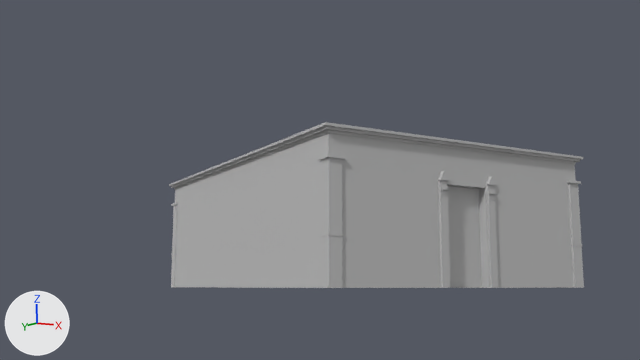
Two versions of the Blender file Utils/Modelos/TuristaFDP.blend, one commit apart.
One viewpoint serves both versions: the file's camera 'Camera'. Every picture has the same lights, and +X, +Y and +Z are marked at lower left.

Names of what the first picture shows: 'low'.
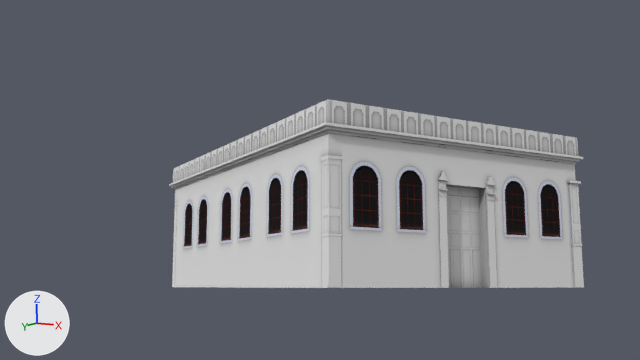
What differs and where, as boxes (x1, y1, x2, y2) in the pictures (640 x 360 px; the box of a moved part takes in the faces that stretch with it):
'low', reshaped (14% taller)
    before: (169, 122, 584, 288)
    after: (169, 99, 584, 288)
part 1 of me_plane_014, moved or reshaped
    before: (438, 171, 449, 181)
    after: (438, 171, 448, 181)
part 2 of me_plane_014, deleted
    before: (318, 154, 345, 288)
part 3 of me_plane_014, deleted
    before: (171, 203, 178, 287)
part 4 of me_plane_014, built on
    before: (438, 176, 499, 288)
    after: (173, 99, 578, 288)
part 5 of me_plane_014, surface changed
    both: (169, 122, 583, 288)
part 6 of me_plane_014, recoloured
    both: (180, 140, 584, 288)

What changed in the scene script:
```text
Add img_diffuse:
    img_diffuse = load_image('Diffuse', '_unpacked/Diffuse', 1024, 1024, 'sRGB')
Add img_ao:
    img_ao = load_image('AO', '_unpacked/AO', 1024, 1024, 'sRGB')
Add mat_material_001:
    mat_material_001 = bpy.data.materials.new('Material.001')
    # colours: dark grey #494949
    # uses the picture img_ao
    # uses the picture img_diffuse
Change me_plane_014:
    used by ob_low; location = (-20.79, -8.9, 3.06)
    remove me_plane_014.from_pydata(...)  # 501 vertices, 431 faces; spans x -8.0..8.0, y -1.6..19.4, z -3.1..3.9
    add me_plane_014.from_pydata(...)  # 465 vertices, 404 faces; spans x -8.0..8.0, y -1.6..19.4, z -3.1..4.9
    me_plane_014 part 1: the loose piece of 8 vertices spanning x -1.8..-1.2, y -1.5..-1.1, z 1.9..2.3 is scaled about its middle by (1, 0.342, 1), in mat_material_001
    me_plane_014 part 2: the loose piece of 32 vertices spanning x -7.8..-6.9, y -1.5..-0.6, z -3.1..2.5 is deleted
    me_plane_014 part 3: the loose piece of 32 vertices spanning x -7.8..-6.9, y 18.4..19.3, z -3.1..2.5 is deleted
    me_plane_014 part 4
    48 vertices are removed from x -1.7..1.7, y -1.5..-1.2, z -3.1..1.9
    57 faces are deleted
    10 vertices in x 1.2..1.8, y -1.5..-1.4, z -3.1..2.3 move by (0.0, 0.1, 0.0)
    2 vertices move from x 1.3..1.7, y -1.5, z 1.4 to x 1.3..1.7, y -1.3, z 1.4
    76 vertices are added at x -7.8..7.8, y -1.4..19.2, z -3.1..4.9
    6 new vertices lie (0.0, 0.0, 0.4) away from vertices in x -1.7..-1.3, y -1.3, z 1.5
    6 new vertices lie (0.0, 0.0, 1.0) away from vertices in x 7.8, y 2.4..19.2, z 3.9
    6 new vertices lie (0.0, -2.6, 0.0) away from vertices in x 7.8, y 2.4..15.0, z 3.9..4.9
    6 new vertices lie (0.0, 0.0, 1.0) away from vertices in x -7.8..1.3, y -1.4..6.0, z 3.9
    8 new vertices lie (0.0, 0.0, 1.0) away from vertices in x -7.8..7.8, y -1.4..-0.2, z 3.9
    117 new faces join them
    me_plane_014 part 5: 229 kept faces spanning x -8.0..8.0, y -1.6..19.4, z -3.1..3.9 get new texture (UV) coordinates
    me_plane_014 part 6: 282 faces spanning x -8.0..8.0, y -1.6..19.4, z -3.1..3.9 switch from mat_casa (grey #bcbcbc) to mat_material_001
```
